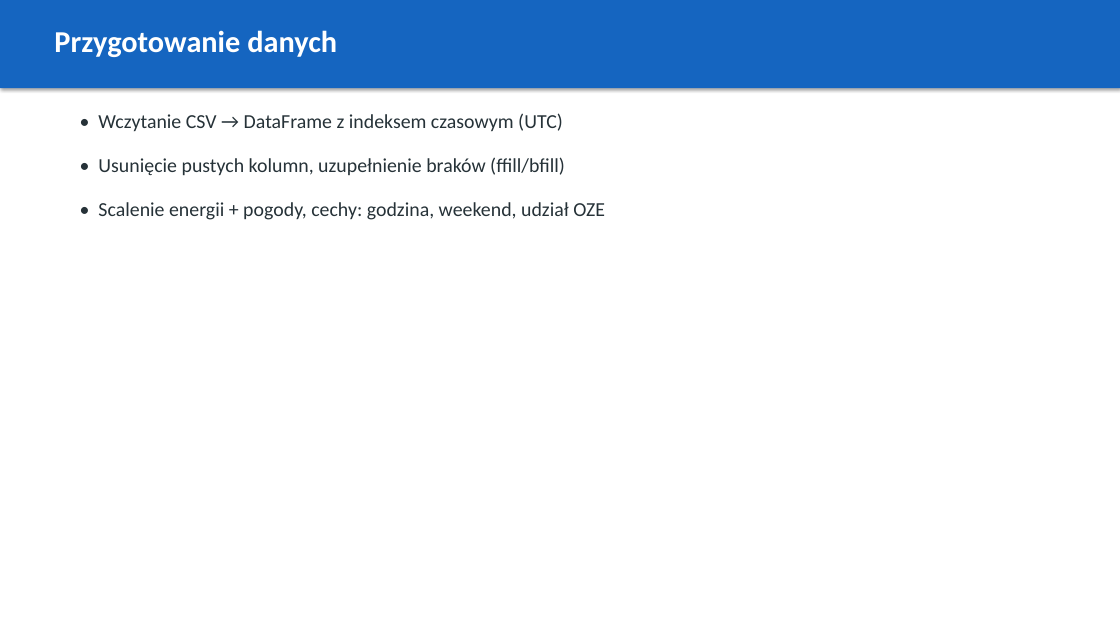
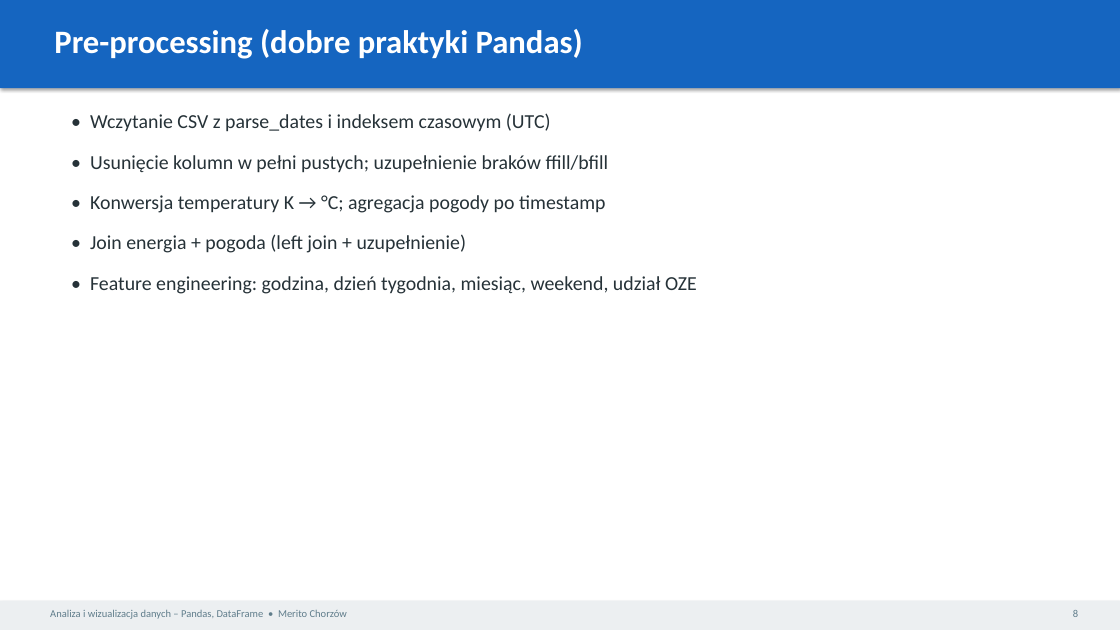
Before and after one commit to BartoszBugla/prognoza-zapotrzebowania-na-energie, a slide deck: slide 9 of docs/prezentacja.pptx (slide 4 before the commit). Drawn at 1120x630 pixels with LibreOffice and Linux fonts; fonts in the diff are those of the drawing. Boxes give left, top, right and bottom in pixels: in the first picture for what was removed or moved away, otherwise in the second. Text is boxed around its words. In the diff, an @@ line names an element or a change of style, - is before the commit and + after.

```diff
--- a/docs/prezentacja.pptx
+++ b/docs/prezentacja.pptx
@@ text at [54,29,583,59]: text changed; size 26 to 28 pt @@
-Przygotowanie danych
+Pre-processing (dobre praktyki Pandas)
@@ text at [90,113,551,132]: text changed @@
-• Wczytanie CSV → DataFrame z indeksem czasowym (UTC)
+• Wczytanie CSV z parse_dates i indeksem czasowym (UTC)
@@ text at [90,155,609,173]: text changed @@
-• Usunięcie pustych kolumn, uzupełnienie braków (ffill/bfill)
+• Usunięcie kolumn w pełni pustych; uzupełnienie braków ffill/bfill
@@ text at [90,195,606,213]: text changed @@
-• Scalenie energii + pogody, cechy: godzina, weekend, udział OZE
+• Konwersja temperatury K → °C; agregacja pogody po timestamp
@@ text added at [90,234,467,253], 17 pt, text #263238 @@
+• Join energia + pogoda (left join + uzupełnienie)
@@ text added at [90,276,697,294], 17 pt, text #263238 @@
+• Feature engineering: godzina, dzień tygodnia, miesiąc, weekend, udział OZE
@@ rectangle added at [0,601,1120,630], fill #ECEFF1 @@
@@ text added at [50,610,347,619], 9 pt, text #607D8B @@
+Analiza i wizualizacja danych – Pandas, DataFrame • Merito Chorzów
@@ text added at [1073,610,1078,617], 9 pt, text #607D8B @@
+8
```
Also in this commit, not shown: 5 other slides changed, 21 slides added, 6 slides removed, 5 other files.
